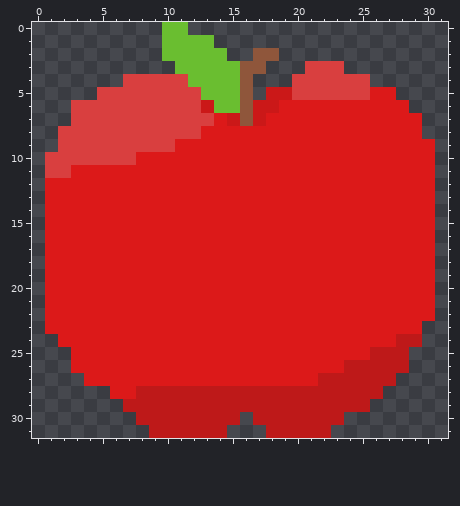
A pixel-art file gets an edit: assets/graphics/apple.aseprite. The first picture shows the starting point.
32x32 pixels, 1 frame.
After:
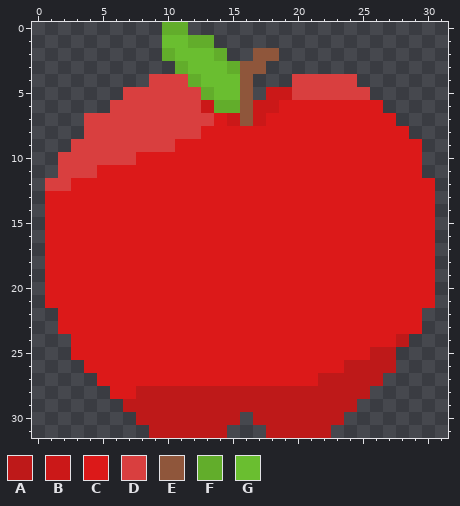
Palette (. is transparent): A #be1919  B #cb1818  C #dc1919  D #d93f3f  E #8f563b  F #62ad2b  G #6abe30
The edit:
Colour C becomes colour D in row 11 at x 3 to 4; in row 12 at x 1 to 2.
Colour G becomes colour F in row 0 at x 10 to 11; in row 1 at x 12 to 13; in row 2 at x 10 and 14; in row 3 at x 11 and 15; in row 4 at x 12; in row 5 at x 13.
Colour G becomes colour F in row 6 at x 14 to 15.
Colour A is gone in row 24 at x 29; in rows 25 to 26 at x 28; in row 27 at x 27; in row 28 at x 26; in row 29 at x 25.
Colour C is gone in row 5 at x 26 to 27; in row 6 at x 27 to 28; in row 7 at x 28 to 29; in row 8 at x 29; in rows 9 to 11 at x 30; in row 22 at x 1 and 30.
Colour C is gone in row 23 at x 1; in row 24 at x 2; in row 26 at x 3; in row 27 at x 4.
Colour D is gone in row 3 at x 21 to 23; in row 4 at x 7 to 8 and 25; in row 5 at x 5 to 6; in row 6 at x 3 to 5; in row 7 at x 3; in row 8 at x 2 to 3.
Colour D is gone in row 9 at x 2; in rows 10 to 11 at x 1.
Boxes around the changes in both pictures, in picture pixels (x1, y1, x2, y2):
changed: (45, 22, 240, 191)
erased: (305, 61, 435, 178)
erased: (45, 308, 97, 386)
erased: (357, 308, 435, 412)
